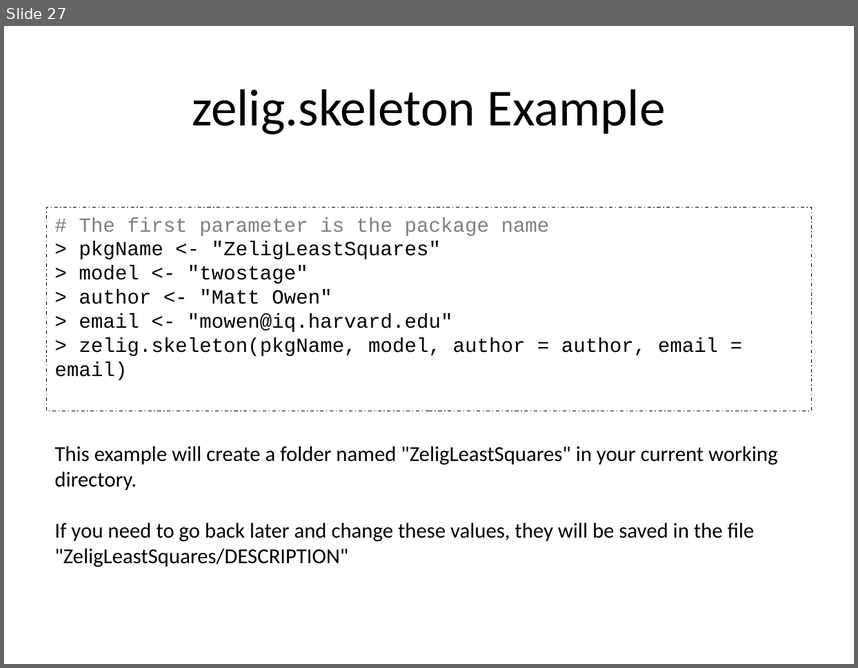
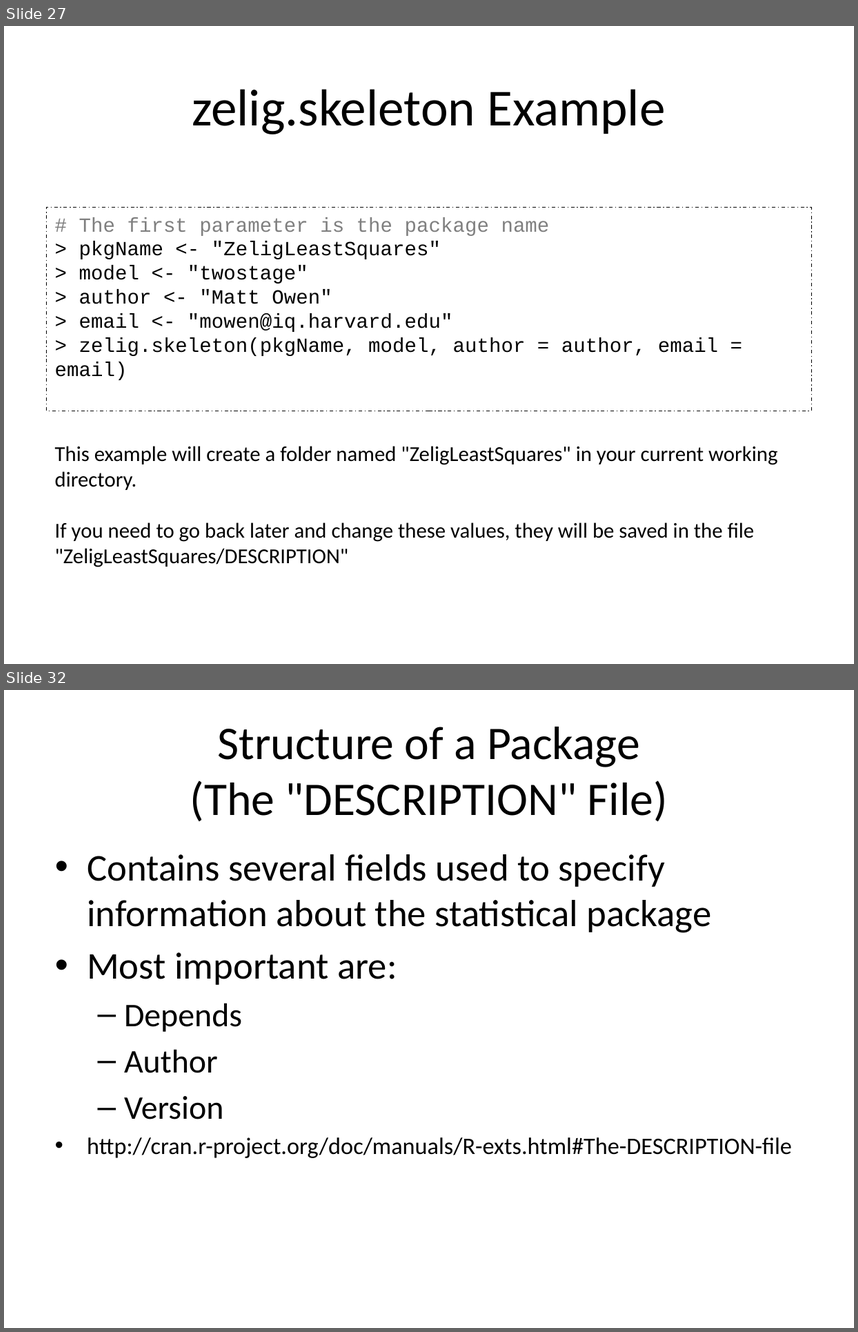
Before and after one commit to IQSS/Zelig4-Documentation, a slide deck: January-Class/Zelig4_zelig2.pptx. Shown one above the other, each under a label of ours: slide 27 before the commit, slides 27 and 32 after it; the slides between them are not shown. The pictures are 858x668 and 858x1332 pixels, drawn with LibreOffice and Linux fonts; fonts in the diff are those of the drawing. Boxes give left, top, right and bottom in pixels: in the first picture for what was removed or moved away, otherwise in the second. Text is boxed around its words. In the diff, an @@ line names an element or a change of style, - is before the commit and + after.

```diff
--- a/January-Class/Zelig4_zelig2.pptx
+++ b/January-Class/Zelig4_zelig2.pptx
@@ slide 32 added at [4,690,854,1328], background #FFFFFF @@
@@ title added at [190,727,668,822], 39.6 pt, text #000000 @@
+Structure of a Package
+(The "DESCRIPTION" File)
@@ text added at [87,854,792,1158], 32 pt, text #000000 @@
+• Contains several fields used to specify information about the statistical package
+• Most important are:
+  – Depends
+  – Author
+  – Version
+• http://cran.r-project.org/doc/manuals/R-exts.html#The-DESCRIPTION-file
```
Also in this commit, not shown: 7 other slides added.
